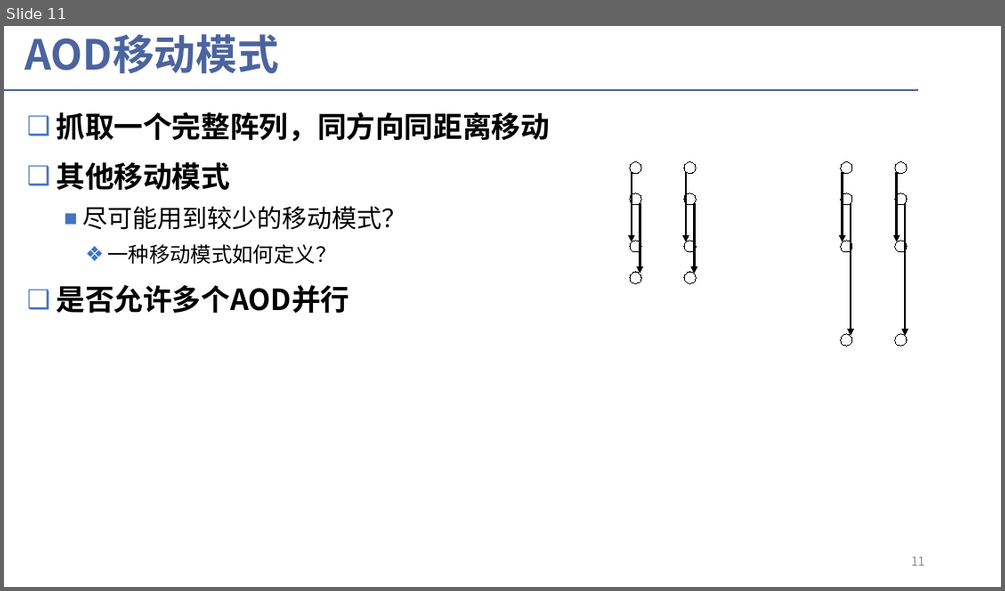
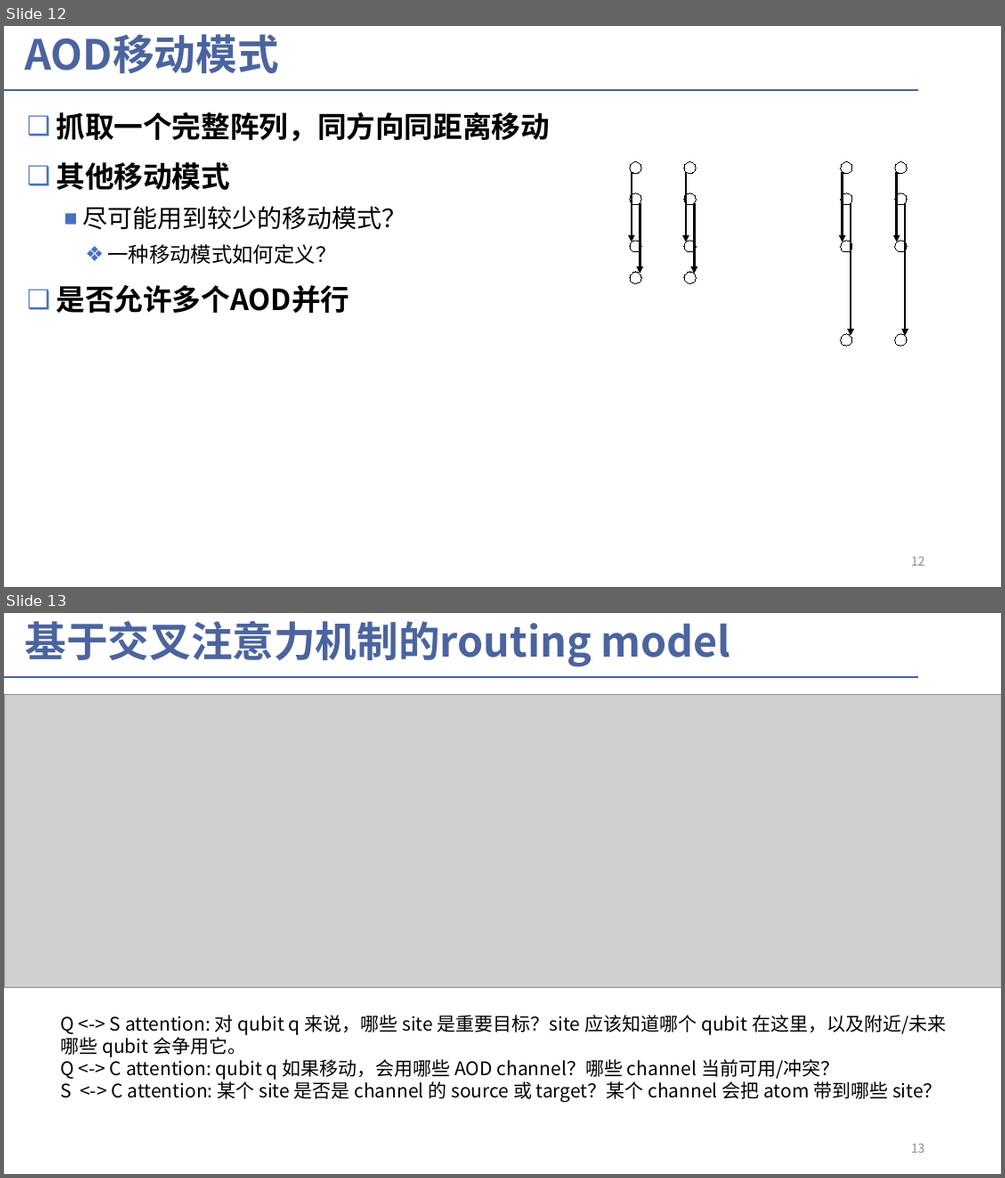
Before and after one commit to liyongshang/work-files, a slide deck: 07.pptx. Shown one above the other, each under a label of ours: slide 11 before the commit, slides 12 and 13 after it. The pictures are 1005x591 and 1005x1178 pixels, drawn with LibreOffice and Linux fonts; fonts in the diff are those of the drawing; grey boxes stand for pictures. Boxes give left, top, right and bottom in pixels: in the first picture for what was removed or moved away, otherwise in the second. Text is boxed around its words. In the diff, an @@ line names an element or a change of style, - is before the commit and + after.

Commit message:
0724

```diff
--- a/07.pptx
+++ b/07.pptx
@@ slide 13 added at <box>4,613,1001,1174</box>, background #FFFFFF; not listed: 1 template element that a slide beside it also shows @@
@@ title added at <box>25,621,731,667</box>, 40 pt, text #4B649F, bold @@
+基于交叉注意力机制的routing model
@@ picture added at <box>4,694,1001,988</box> @@
@@ text added at <box>60,1014,946,1102</box>, 18 pt, text #000000 @@
+Q <-> S attention: 对 qubit q 来说，哪些 site 是重要目标？site 应该知道哪个 qubit 在这里，以及附近/未来哪些 qubit 会争用它。
+Q <-> C attention: qubit q 如果移动，会用哪些 AOD channel？哪些 channel 当前可用/冲突？
+S <-> C attention: 某个 site 是否是 channel 的 source 或 target？某个 channel 会把 atom 带到哪些 site？
@@ page number added at <box>911,1143,925,1152</box>, 12 pt, text #8C8C8C @@
+13
@@ what was slide 11 is now slide 12 @@
@@ page number at <box>911,556,925,565</box>: text changed @@
-11
+12
```
Also in this commit, not shown: 7 other slides added.
